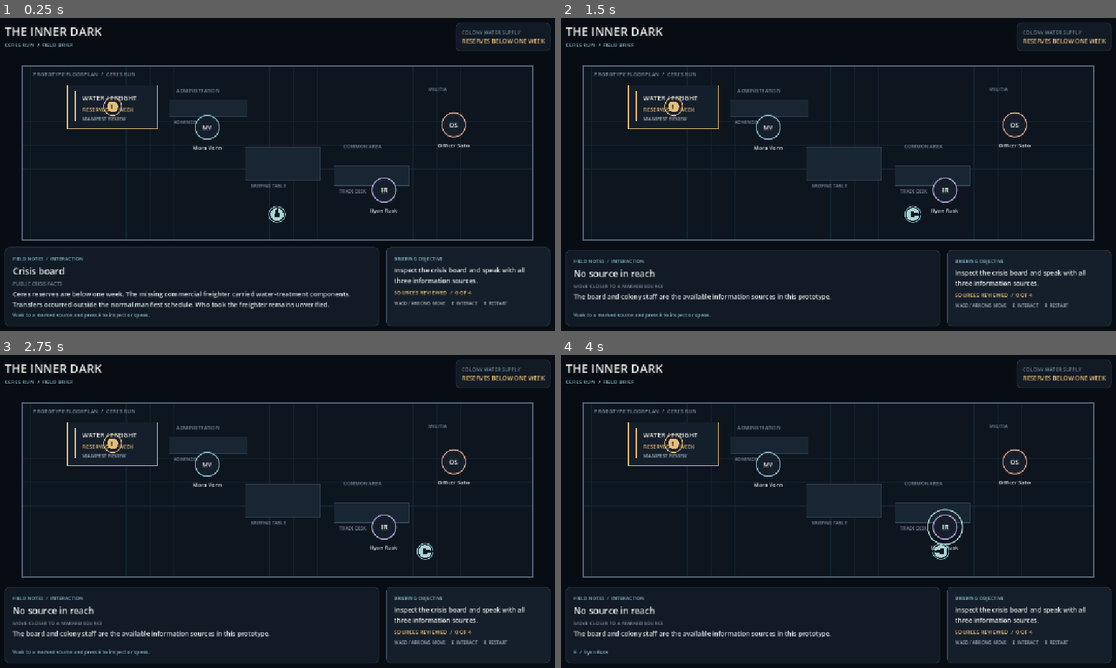
Above: before the commit, frames 1-4 (two rows, left to right).
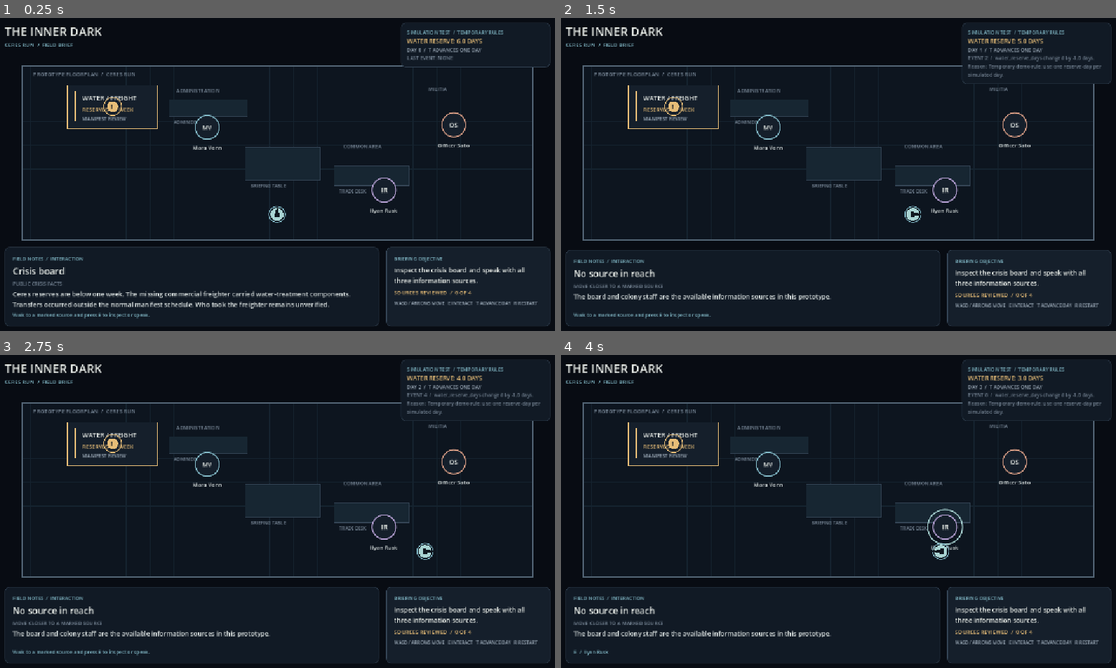
Above: after the commit, the same moments.

Repository: richdurham/inner-dark-godot
Game: Godot game, scene res://main.tscn
Two runs of this game, one before a commit and one after it. Both use one fixed random seed, a clock stepped at 60 frames per second and the inputs below.
Inputs (mouse positions are in pixels of both pictures, inside the frame that each line leads up to):
- Up to frame 1 (0.25 s): no input
- Up to frame 2 (1.5 s): tap E (interact) at 0.5, 1.25 s; move the mouse to (966, 158) at 0.52 s; hold D (move_right) 0.53-1.25 s; tap T (advance_day, bound only after the commit) at 0.6 s; click (966, 158) at 0.67 s; drag from (721, 190) to (810, 237) at 1.27 s
- Up to frame 3 (2.75 s): tap E (interact) at 2 s; move the mouse to (333, 439) at 2.02 s; hold D (move_right) from 2.03 s (still down); tap T (advance_day, bound only after the commit) at 2.1 s
- Up to frame 4 (4 s): release D (move_right) at 2.75 s; tap E (interact) at 2.75, 3.5, 3.6 s; drag from (810, 574) to (666, 461) at 2.77 s; move the mouse to (1010, 558) at 3.52 s; hold A (move_left) from 3.53 s (still down); tap T (advance_day, bound only after the commit) at 3.8 s

The runs differ from the first frame. In frame 1, 1.0% of the frame differs, in the area x 72-100%, y 1-92%; in frame 2, 1.3%, in the area x 72-100%, y 1-93%; in frame 3, 1.3%; in frame 4, 1.3%.

Commit message:
updates

Diff:
--- a/main.gd
+++ b/main.gd
@@ -81,13 +81,19 @@
 var objective_title: Label
 var objective_body: Label
 var progress_label: Label
+var simulation: CeresRunSimulation
+var reserve_status_label: Label
+var tick_status_label: Label
+var event_status_label: Label
 
 
 func _ready() -> void:
 	set_anchors_and_offsets_preset(Control.PRESET_FULL_RECT)
 	for source in SOURCES:
 		reviewed_sources[source["id"]] = false
+	simulation = CeresRunSimulation.new()
 	_build_overlay()
+	_update_simulation_display()
 	_update_objective()
 	_refresh_nearby_source()
 	queue_redraw()
@@ -98,6 +104,8 @@
 		_interact()
 	if Input.is_action_just_pressed("restart_briefing"):
 		_restart_slice()
+	if Input.is_action_just_pressed("advance_day"):
+		_advance_simulation()
 
 	var direction := Input.get_vector("move_left", "move_right", "move_up", "move_down")
 	if direction.length_squared() > 0.0:
@@ -219,13 +227,20 @@
 	header.add_child(spacer)
 
 	var status_card := PanelContainer.new()
+	status_card.custom_minimum_size = Vector2(300, 0)
 	status_card.add_theme_stylebox_override("panel", _panel_style("panel", 8, 12))
 	header.add_child(status_card)
 	var status := VBoxContainer.new()
 	status.add_theme_constant_override("separation", 2)
 	status_card.add_child(status)
-	status.add_child(_label("COLONY WATER SUPPLY", 10, "quiet"))
-	status.add_child(_label("RESERVES BELOW ONE WEEK", 12, "warning"))
+	status.add_child(_label("SIMULATION TEST  /  TEMPORARY RULES", 10, "accent"))
+	reserve_status_label = _label("", 12, "warning")
+	status.add_child(reserve_status_label)
+	tick_status_label = _label("", 10, "muted")
+	status.add_child(tick_status_label)
+	event_status_label = _label("", 10, "quiet")
+	event_status_label.autowrap_mode = TextServer.AUTOWRAP_WORD_SMART
+	status.add_child(event_status_label)
 
 	var vertical_spacer := Control.new()
 	vertical_spacer.size_flags_vertical = Control.SIZE_EXPAND_FILL
@@ -271,7 +286,7 @@
 	objective_stack.add_child(objective_body)
 	progress_label = _label("", 11, "warning")
 	objective_stack.add_child(progress_label)
-	var controls := _label("WASD / ARROWS  MOVE     E  INTERACT     R  RESTART", 9, "muted")
+	var controls := _label("WASD / ARROWS MOVE   E INTERACT   T ADVANCE DAY   R RESTART", 9, "muted")
 	controls.autowrap_mode = TextServer.AUTOWRAP_WORD_SMART
 	objective_stack.add_child(controls)
 
@@ -299,6 +314,22 @@
 
 func _color(key: String) -> Color:
 	return Color(COLORS[key])
+
+
+func _advance_simulation() -> void:
+	var result := simulation.advance_day()
+	if result.accepted:
+		_update_simulation_display()
+
+
+func _update_simulation_display() -> void:
+	reserve_status_label.text = "WATER RESERVE: %.1f DAYS" % simulation.reserve_days()
+	tick_status_label.text = "DAY %d  /  T ADVANCES ONE DAY" % simulation.tick_index()
+	if simulation.latest_event == null:
+		event_status_label.text = "LAST EVENT: NONE"
+	else:
+		var event: SimulationEvent = simulation.latest_event
+		event_status_label.text = "EVENT %d  /  %s" % [event.sequence, event.summary]
 
 
 func _move_player(movement: Vector2) -> void:
@@ -381,6 +412,8 @@
 
 
 func _restart_slice() -> void:
+	simulation.reset()
+	_update_simulation_display()
 	player_position = PLAYER_START
 	facing = Vector2.UP
 	nearby_source = {}
--- a/project.godot
+++ b/project.godot
@@ -64,6 +64,11 @@
 "events": [Object(InputEventKey,"resource_local_to_scene":false,"resource_name":"","device":-1,"window_id":0,"alt_press …(190 unchanged characters)…
 ]
 }
+advance_day={
+"deadzone": 0.5,
+"events": [Object(InputEventKey,"resource_local_to_scene":false,"resource_name":"","device":-1,"window_id":0,"alt_pressed":false,"shift_pressed":false,"ctrl_pressed":false,"meta_pressed":false,"pressed":false,"keycode":84,"physical_keycode":0,"key_label":0,"unicode":0,"location":0,"echo":false,"script":null)
+]
+}
 
 [physics]
 
--- /dev/null
+++ b/simulation/ceres_run_simulation.gd
@@ -0,0 +1,53 @@
+class_name CeresRunSimulation
+extends RefCounted
+
+const WATER_RESERVE_ID: StringName = &"water_reserve_days"
+const DEMO_STARTING_RESERVE_DAYS: float = 6.0
+const DEMO_RESERVE_USE_PER_TICK: float = 1.0
+
+var state: SimulationState
+var latest_event: SimulationEvent = null
+var _engine := SimulationEngine.new()
+
+
+func _init() -> void:
+	reset()
+
+
+func reset() -> void:
+	state = SimulationState.new()
+	state.add_stock(ResourceStock.new(WATER_RESERVE_ID, DEMO_STARTING_RESERVE_DAYS, &"days"))
+	latest_event = null
+
+
+func advance_day() -> SimulationResult:
+	var tick_result := _engine.advance_tick(state)
+	if not tick_result.accepted:
+		return tick_result
+	latest_event = tick_result.event
+
+	var reserve := state.get_stock(WATER_RESERVE_ID)
+	if reserve == null or reserve.amount <= 0.0:
+		return tick_result
+
+	var amount_used := minf(DEMO_RESERVE_USE_PER_TICK, reserve.amount)
+	var stock_result := _engine.change_stock(
+		state,
+		WATER_RESERVE_ID,
+		-amount_used,
+		"Temporary demo rule: use one reserve-day per simulated day."
+	)
+	if stock_result.accepted:
+		latest_event = stock_result.event
+		return stock_result
+
+	return stock_result
+
+
+func reserve_days() -> float:
+	var reserve := state.get_stock(WATER_RESERVE_ID)
+	return reserve.amount if reserve != null else 0.0
+
+
+func tick_index() -> int:
+	return state.tick_index
--- /dev/null
+++ b/simulation/resource_stock.gd
@@ -0,0 +1,35 @@
+class_name ResourceStock
+extends RefCounted
+
+var resource_id: StringName = &""
+var amount: float = 0.0
+var unit: StringName = &""
+
+
+func _init(
+	p_resource_id: StringName = &"",
+	p_amount: float = 0.0,
+	p_unit: StringName = &""
+) -> void:
+	resource_id = p_resource_id
+	amount = p_amount
+	unit = p_unit
+
+
+func is_valid() -> bool:
+	return not String(resource_id).is_empty() \
+		and not String(unit).is_empty() \
+		and is_finite(amount) \
+		and amount >= 0.0
+
+
+func to_dictionary() -> Dictionary:
+	return {
+		"resource_id": String(resource_id),
+		"amount": amount,
+		"unit": String(unit)
+	}
+
+
+func copy() -> ResourceStock:
+	return ResourceStock.new(resource_id, amount, unit)
--- /dev/null
+++ b/simulation/simulation_engine.gd
@@ -0,0 +1,64 @@
+class_name SimulationEngine
+extends RefCounted
+
+
+func advance_tick(state: SimulationState) -> SimulationResult:
+	if state == null:
+		return SimulationResult.new(false, &"invalid_state")
+
+	var previous_tick := state.tick_index
+	state.tick_index += 1
+	var event := state._record_event(
+		&"tick_advanced",
+		"Advanced from tick %d to tick %d." % [previous_tick, state.tick_index],
+		{"from_tick": previous_tick, "to_tick": state.tick_index}
+	)
+	return SimulationResult.new(true, &"", event)
+
+
+func change_stock(
+	state: SimulationState,
+	resource_id: StringName,
+	delta: float,
+	reason: String
+) -> SimulationResult:
+	if state == null:
+		return SimulationResult.new(false, &"invalid_state")
+	if String(resource_id).is_empty():
+		return SimulationResult.new(false, &"invalid_resource_id")
+	if not is_finite(delta) or delta == 0.0:
+		return SimulationResult.new(false, &"invalid_delta")
+	if reason.strip_edges().is_empty():
+		return SimulationResult.new(false, &"missing_reason")
+
+	var stock := state.get_stock(resource_id)
+	if stock == null:
+		return SimulationResult.new(false, &"unknown_resource")
+
+	var previous_amount := stock.amount
+	var next_amount := previous_amount + delta
+	if not is_finite(next_amount):
+		return SimulationResult.new(false, &"invalid_result")
+	if next_amount < 0.0:
+		return SimulationResult.new(false, &"insufficient_stock")
+	if not state._set_stock_amount(resource_id, next_amount):
+		return SimulationResult.new(false, &"invalid_result")
+
+	var event := state._record_event(
+		&"stock_changed",
+		"%s changed by %s %s. Reason: %s" % [
+			String(resource_id),
+			str(delta),
+			String(stock.unit),
+			reason.strip_edges()
+		],
+		{
+			"resource_id": String(resource_id),
+			"previous_amount": previous_amount,
+			"delta": delta,
+			"new_amount": next_amount,
+			"unit": String(stock.unit),
+			"reason": reason.strip_edges()
+		}
+	)
+	return SimulationResult.new(true, &"", event)
--- /dev/null
+++ b/simulation/simulation_event.gd
@@ -0,0 +1,32 @@
+class_name SimulationEvent
+extends RefCounted
+
+var sequence: int = 0
+var tick_index: int = 0
+var event_type: StringName = &""
+var summary: String = ""
+var payload: Dictionary = {}
+
+
+func _init(
+	p_sequence: int = 0,
+	p_tick_index: int = 0,
+	p_event_type: StringName = &"",
+	p_summary: String = "",
+	p_payload: Dictionary = {}
+) -> void:
+	sequence = p_sequence
+	tick_index = p_tick_index
+	event_type = p_event_type
+	summary = p_summary
+	payload = p_payload.duplicate(true)
+
+
+func to_dictionary() -> Dictionary:
+	return {
+		"sequence": sequence,
+		"tick_index": tick_index,
+		"event_type": String(event_type),
+		"summary": summary,
+		"payload": payload.duplicate(true)
+	}
--- /dev/null
+++ b/simulation/simulation_result.gd
@@ -0,0 +1,16 @@
+class_name SimulationResult
+extends RefCounted
+
+var accepted: bool = false
+var reason: StringName = &""
+var event: SimulationEvent = null
+
+
+func _init(
+	p_accepted: bool = false,
+	p_reason: StringName = &"",
+	p_event: SimulationEvent = null
+) -> void:
+	accepted = p_accepted
+	reason = p_reason
+	event = p_event
--- /dev/null
+++ b/simulation/simulation_state.gd
@@ -0,0 +1,78 @@
+class_name SimulationState
+extends RefCounted
+
+var tick_index: int = 0
+var next_event_sequence: int = 1
+var _stocks: Dictionary = {}
+var _event_history: Array[SimulationEvent] = []
+
+
+func add_stock(stock: ResourceStock) -> bool:
+	if stock == null or not stock.is_valid():
+		return false
+	if _stocks.has(stock.resource_id):
+		return false
+	_stocks[stock.resource_id] = stock.copy()
+	return true
+
+
+func has_stock(resource_id: StringName) -> bool:
+	return _stocks.has(resource_id)
+
+
+func get_stock(resource_id: StringName) -> ResourceStock:
+	if not _stocks.has(resource_id):
+		return null
+	var stock: ResourceStock = _stocks[resource_id]
+	return stock.copy()
+
+
+func get_events() -> Array[Dictionary]:
+	var result: Array[Dictionary] = []
+	for event in _event_history:
+		result.append(event.to_dictionary())
+	return result
+
+
+func snapshot() -> Dictionary:
+	var resource_ids: Array[StringName] = []
+	for resource_id in _stocks:
+		resource_ids.append(resource_id)
+	resource_ids.sort()
+
+	var stock_snapshots: Array[Dictionary] = []
+	for resource_id in resource_ids:
+		var stock: ResourceStock = _stocks[resource_id]
+		stock_snapshots.append(stock.to_dictionary())
+
+	return {
+		"tick_index": tick_index,
+		"next_event_sequence": next_event_sequence,
+		"stocks": stock_snapshots,
+		"events": get_events()
+	}
+
+
+func _set_stock_amount(resource_id: StringName, amount: float) -> bool:
+	if not is_finite(amount) or amount < 0.0 or not _stocks.has(resource_id):
+		return false
+	var stock: ResourceStock = _stocks[resource_id]
+	stock.amount = amount
+	return true
+
+
+func _record_event(
+	event_type: StringName,
+	summary: String,
+	payload: Dictionary
+) -> SimulationEvent:
+	var event := SimulationEvent.new(
+		next_event_sequence,
+		tick_index,
+		event_type,
+		summary,
+		payload
+	)
+	next_event_sequence += 1
+	_event_history.append(event)
+	return event
Not shown, added: simulation/ceres_run_simulation.gd.uid
Not shown, added: simulation/resource_stock.gd.uid
Not shown, added: simulation/simulation_engine.gd.uid
Not shown, added: simulation/simulation_event.gd.uid
Not shown, added: simulation/simulation_result.gd.uid
Not shown, added: simulation/simulation_state.gd.uid
Not shown, changed: docs/architecture.md
Not shown, changed: docs/llm-handoff.md
Not shown, changed: docs/roadmap.md
